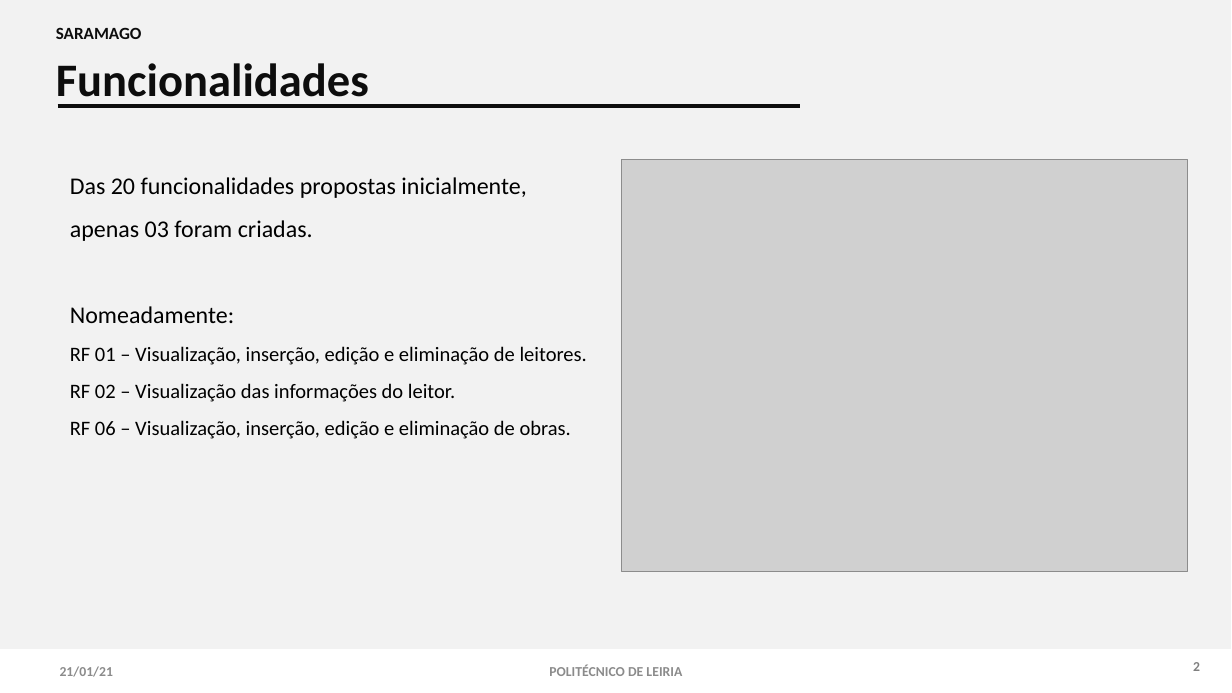
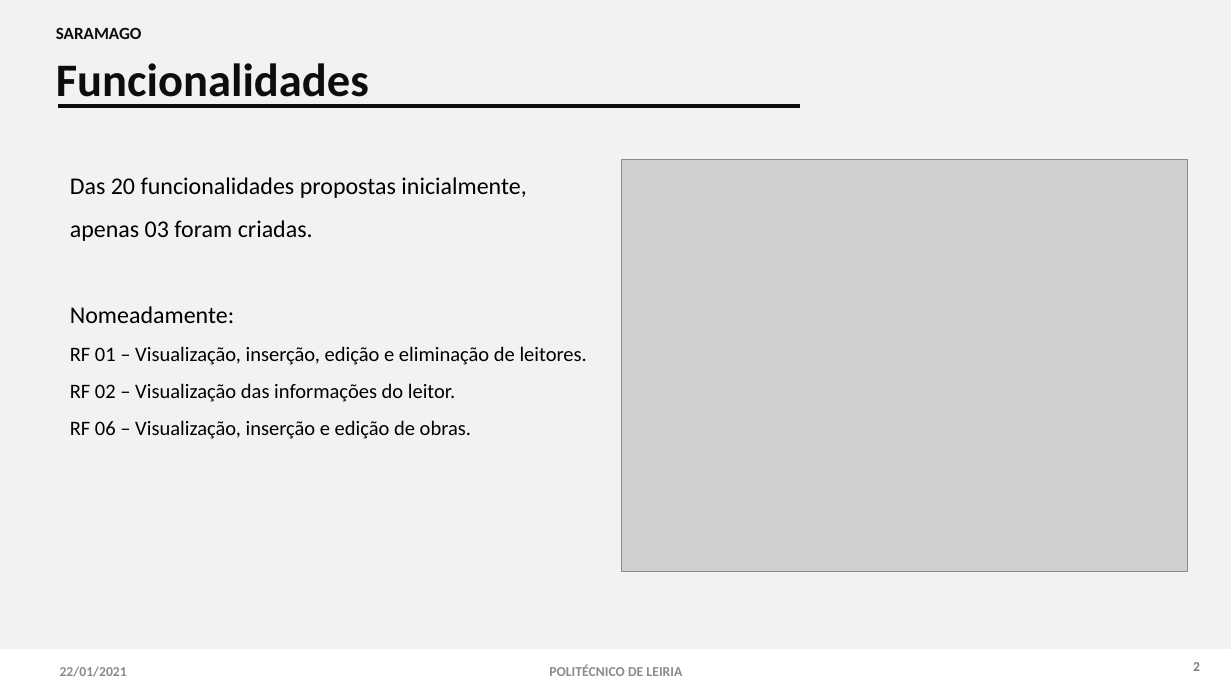
Before and after one commit to 2180622/IPL_PSI_ProjetoFinal_SARAMAGO, a slide deck: slide 3 of Documentacao/Android/IPL_AMSI_Relatorio.pptx. Drawn at 1232x693 pixels with LibreOffice and Linux fonts; fonts in the diff are those of the drawing; grey boxes stand for pictures. Boxes give left, top, right and bottom in pixels: in the first picture for what was removed or moved away, otherwise in the second. Text is boxed around its words. In the diff, an @@ line names an element or a change of style, - is before the commit and + after.

```diff
--- a/Documentacao/Android/IPL_AMSI_Relatorio.pptx
+++ b/Documentacao/Android/IPL_AMSI_Relatorio.pptx
@@ text at (x1=70, y1=420, x2=471, y2=439): text changed @@
-RF 06 – Visualização, inserção, edição e eliminação de obras.
+RF 06 – Visualização, inserção e edição de obras.
@@ text at (x1=60, y1=666, x2=127, y2=677): text changed @@
-21/01/21
+22/01/2021
```
Also in this commit, not shown: 10 other slides changed, 1 other file.
